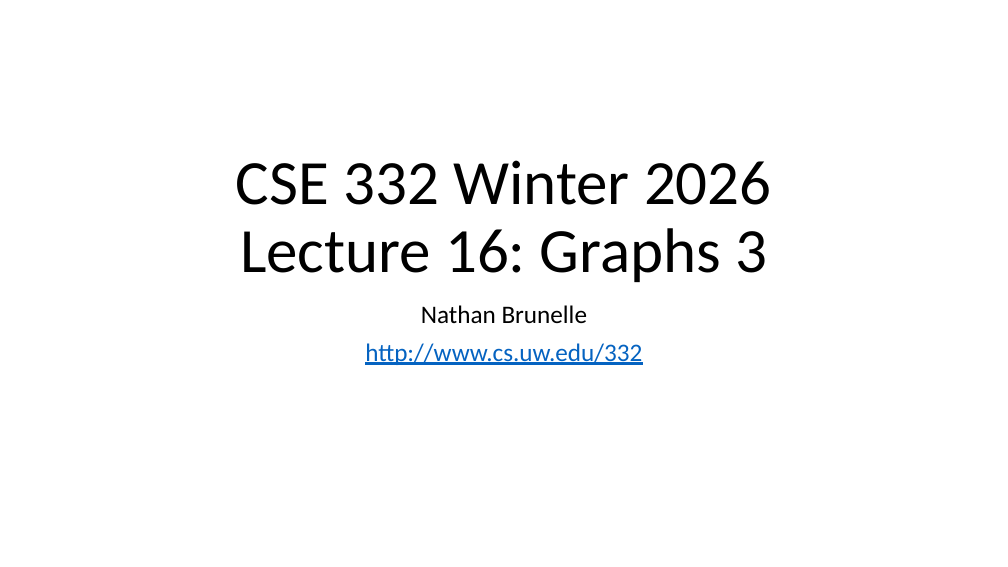
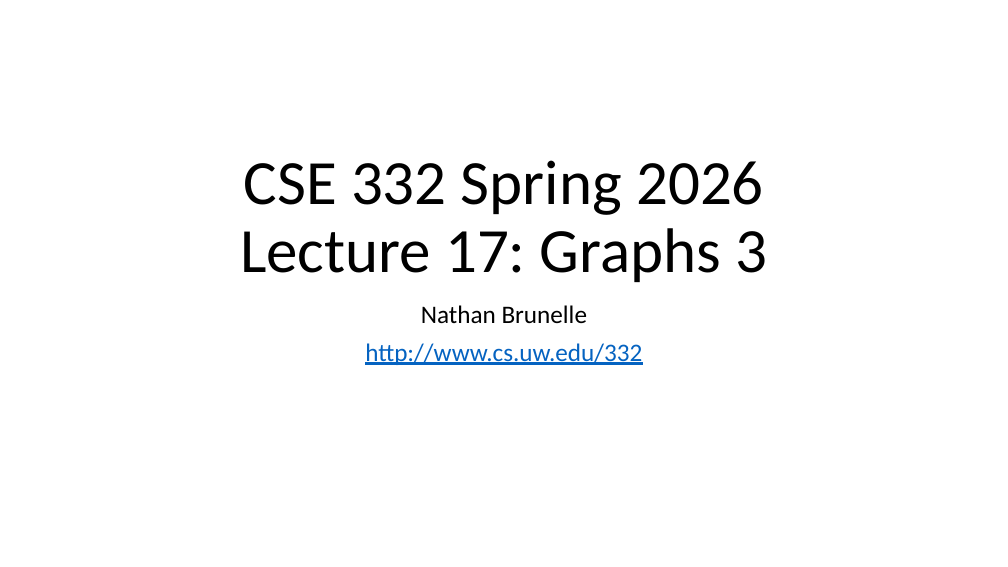
Before and after one commit to natebrunelle/cse332, a slide deck: slide 1 of markdown/files/slides/lecture17_graphs3.pptx. Drawn at 1008x567 pixels with LibreOffice and Linux fonts; fonts in the diff are those of the drawing. Boxes give left, top, right and bottom in pixels: in the first picture for what was removed or moved away, otherwise in the second. Text is boxed around its words. In the diff, an @@ line names an element or a change of style, - is before the commit and + after.

```diff
--- a/markdown/files/slides/lecture17_graphs3.pptx
+++ b/markdown/files/slides/lecture17_graphs3.pptx
@@ title at <box>240,160,768,282</box>: text changed @@
-CSE 332 Winter 2026
-Lecture 16: Graphs 3
+CSE 332 Spring 2026
+Lecture 17: Graphs 3
```
Also in this commit, not shown: 10 other files.
